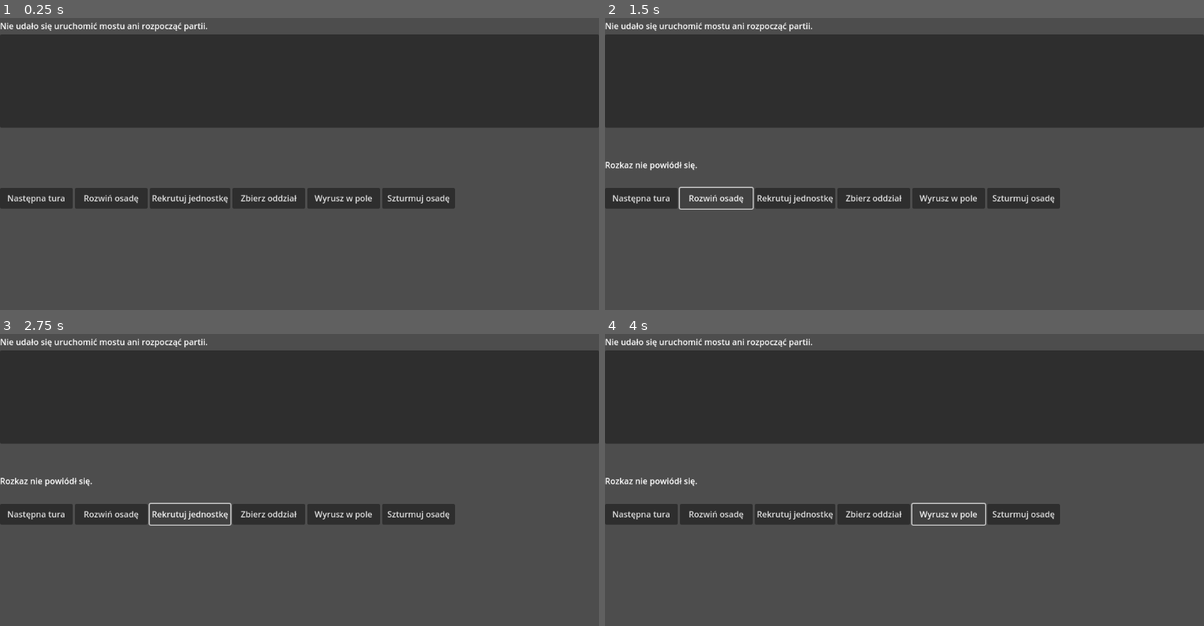
Above: before the commit, frames 1-4 (two rows, left to right).
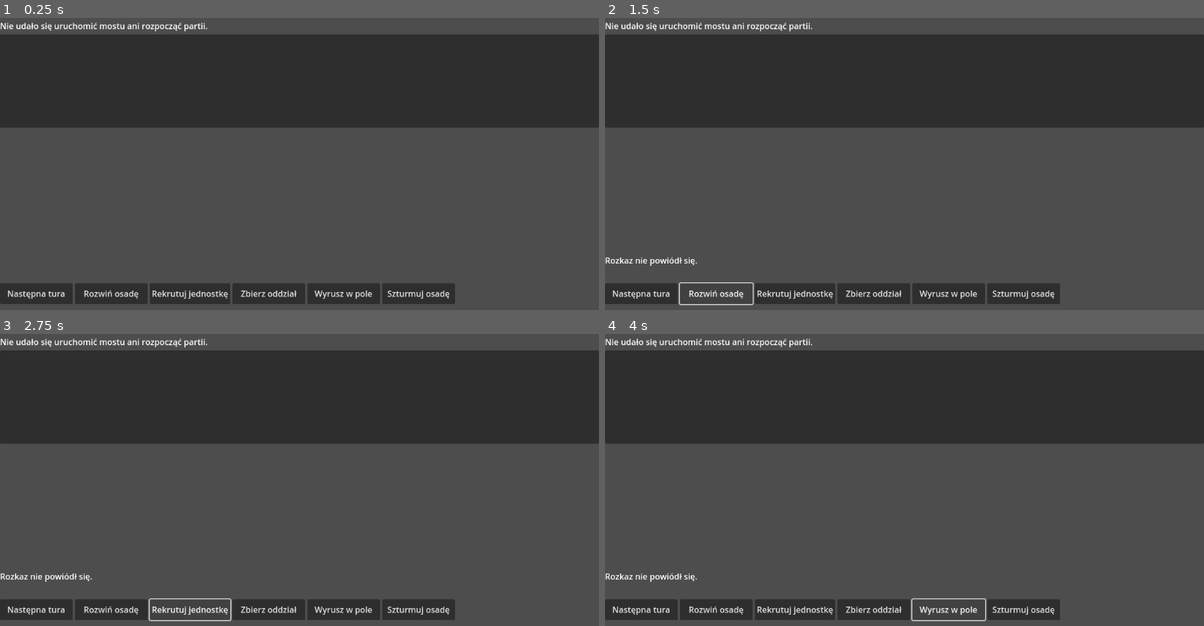
Above: after the commit, the same moments.

Repository: sochiera/total-battle-brothers-for-wesnoth
Game: Godot game, scene res://scenes/main.tscn
Same seed, same stepped clock (60 frames per second), same inputs: the game is played once before the commit and once after it.
Inputs:
- Up to frame 1 (0.25 s): no input
- Up to frame 2 (1.5 s): click "Następna tura" at 0.5 s; click "Rozwiń osadę" at 1.25 s
- Up to frame 3 (2.75 s): click "Rekrutuj jednostkę" at 2 s
- Up to frame 4 (4 s): click "Zbierz oddział" at 2.75 s; click "Wyrusz w pole" at 3.5 s

The runs differ from the first frame. In frame 1, 9.6% of the frame differs, in the area x 0-76%, y 58-98%; in frame 2, 8.9%; in frame 3, 8.9%; in frame 4, 8.9%.

Commit message:
feat: G84.1b: widok mapy — kafle regionów zamiast samej listy nazw

Diff:
--- a/game/scenes/main.tscn
+++ b/game/scenes/main.tscn
@@ -1,6 +1,7 @@
-[gd_scene load_steps=2 format=3]
+[gd_scene load_steps=3 format=3]
 
 [ext_resource type="Script" path="res://scripts/main.gd" id="1_main"]
+[ext_resource type="Script" path="res://scripts/map_view.gd" id="2_map_view"]
 
 [node name="Main" type="Control"]
 layout_mode = 3
@@ -36,6 +37,13 @@
 unique_name_in_owner = true
 custom_minimum_size = Vector2(420, 180)
 layout_mode = 2
+
+[node name="MapView" type="Control" parent="MainLayout/StatusControls"]
+unique_name_in_owner = true
+custom_minimum_size = Vector2(420, 180)
+layout_mode = 2
+clip_contents = true
+script = ExtResource("2_map_view")
 
 [node name="ResultLabel" type="Label" parent="MainLayout/StatusControls"]
 unique_name_in_owner = true
--- a/game/scripts/main.gd
+++ b/game/scripts/main.gd
@@ -125,7 +125,6 @@
 	%ResultLabel.text = "Wynik: %s" % model.player_result
 	%PlayerPartyPositionLabel.text = _player_party_position_text(model.player_party_region)
 	var player_duchy_status_label: Label = %PlayerDuchyStatusLabel
-	var region_list: ItemList = %RegionList
 	var player_duchy_status: Variant = model.player_duchy_status
 	player_duchy_status_label.text = ""
 	if player_duchy_status is Dictionary:
@@ -134,8 +133,14 @@
 			player_duchy_status["settlements"],
 			player_duchy_status["parties"],
 		]
+	_render_region_list(model.regions)
+	%MapView.render_model(model)
+
+
+func _render_region_list(regions: Array) -> void:
+	var region_list: ItemList = %RegionList
 	region_list.clear()
-	for region: Variant in model.regions:
+	for region: Variant in regions:
 		region_list.add_item(region["name"])
 
 
--- /dev/null
+++ b/game/scripts/map_view.gd
@@ -0,0 +1,59 @@
+extends Control
+
+
+const SnapshotModel = preload("res://scripts/snapshot_model.gd")
+const TILE_SIZE := Vector2(124, 64)
+const TILE_GAP := Vector2(12, 12)
+const PLAYER_COLOR := Color(0.16, 0.38, 0.78)
+const NEUTRAL_COLOR := Color(0.38, 0.38, 0.38)
+const AI_COLOR := Color(0.72, 0.18, 0.16)
+
+
+func render_model(model: SnapshotModel) -> void:
+	_clear_tiles()
+	if model == null:
+		return
+	for region: Variant in model.regions:
+		if region is Dictionary and region.has("col") and region.has("row"):
+			_add_tile(region)
+
+
+func _clear_tiles() -> void:
+	for child: Node in get_children():
+		if str(child.name).begins_with("RegionTile_"):
+			child.free()
+
+
+func _add_tile(region: Dictionary) -> void:
+	var tile := ColorRect.new()
+	tile.name = "RegionTile_%s" % region["name"]
+	tile.color = _owner_color(region.get("owner"))
+	tile.position = _grid_position(region)
+	tile.size = TILE_SIZE
+	tile.mouse_filter = Control.MOUSE_FILTER_IGNORE
+	add_child(tile)
+
+	var label := Label.new()
+	label.text = region["name"]
+	label.set_anchors_and_offsets_preset(Control.PRESET_FULL_RECT)
+	label.horizontal_alignment = HORIZONTAL_ALIGNMENT_CENTER
+	label.vertical_alignment = VERTICAL_ALIGNMENT_CENTER
+	label.add_theme_color_override("font_color", Color.WHITE)
+	tile.add_child(label)
+
+
+func _grid_position(region: Dictionary) -> Vector2:
+	return Vector2(
+		float(region["col"]) * (TILE_SIZE.x + TILE_GAP.x),
+		float(region["row"]) * (TILE_SIZE.y + TILE_GAP.y),
+	)
+
+
+func _owner_color(owner: Variant) -> Color:
+	match owner:
+		"player":
+			return PLAYER_COLOR
+		"ai":
+			return AI_COLOR
+		_:
+			return NEUTRAL_COLOR
--- /dev/null
+++ b/game/tests/map_view_probe.gd
@@ -0,0 +1,176 @@
+extends SceneTree
+
+
+## Headless probe for MapView: after apply_model / render_model, report one tile
+## per region (name label under MapView), global rects, and an observable visual
+## key used to distinguish ownership without reading names.
+
+const MAIN_SCENE_PATH := "res://scenes/main.tscn"
+const SnapshotModel = preload("res://scripts/snapshot_model.gd")
+const PREFIX := "MAP_VIEW "
+
+
+func _init() -> void:
+	call_deferred("_run")
+
+
+func _run() -> void:
+	var scene: PackedScene = ResourceLoader.load(MAIN_SCENE_PATH) as PackedScene
+	if scene == null:
+		_fail("cannot load main scene")
+		return
+	var scene_root: Control = scene.instantiate() as Control
+	if scene_root == null:
+		_fail("cannot instantiate main scene")
+		return
+
+	root.add_child(scene_root)
+	await process_frame
+	await process_frame
+
+	var map_view: Node = scene_root.find_child("MapView", true, false)
+	if map_view == null:
+		print(PREFIX, JSON.stringify({
+			"map_view_found": false,
+			"has_render_model": false,
+			"regions": [],
+			"tiles_after_first": [],
+			"tiles_after_second": [],
+			"tiles_after_empty": [],
+			"tiles_after_direct_render": [],
+			"tile_count_after_first": 0,
+			"tile_count_after_second": 0,
+			"tile_count_after_empty": 0,
+			"tile_count_after_direct_render": 0,
+		}))
+		quit(0)
+		return
+
+	# Single source of truth for synthetic regions; emitted in payload for Python.
+	var regions_full: Array = [
+		{"name": "Alpha", "col": 0, "row": 0, "owner": "player"},
+		{"name": "Beta", "col": 2, "row": 0, "owner": null},
+		{"name": "Gamma", "col": 0, "row": 1, "owner": "ai"},
+	]
+	var names_full: Array[String] = []
+	for region: Variant in regions_full:
+		names_full.append(region["name"])
+
+	scene_root.apply_model(_model(regions_full))
+	await process_frame
+	await process_frame
+	var tiles_first: Array = _collect_tiles(map_view, names_full)
+	var count_first: int = _count_tiles(map_view)
+
+	scene_root.apply_model(_model(regions_full))
+	await process_frame
+	await process_frame
+	var tiles_second: Array = _collect_tiles(map_view, names_full)
+	var count_second: int = _count_tiles(map_view)
+
+	scene_root.apply_model(_model([]))
+	await process_frame
+	await process_frame
+	var tiles_empty: Array = _collect_tiles(map_view, names_full)
+	var count_empty: int = _count_tiles(map_view)
+
+	var tiles_direct: Array = []
+	var count_direct: int = 0
+	var has_render := map_view.has_method("render_model")
+	if has_render:
+		map_view.call("render_model", _model(regions_full))
+		await process_frame
+		await process_frame
+		tiles_direct = _collect_tiles(map_view, names_full)
+		count_direct = _count_tiles(map_view)
+
+	print(PREFIX, JSON.stringify({
+		"map_view_found": true,
+		"has_render_model": has_render,
+		"regions": regions_full,
+		"tiles_after_first": tiles_first,
+		"tiles_after_second": tiles_second,
+		"tiles_after_empty": tiles_empty,
+		"tiles_after_direct_render": tiles_direct,
+		"tile_count_after_first": count_first,
+		"tile_count_after_second": count_second,
+		"tile_count_after_empty": count_empty,
+		"tile_count_after_direct_render": count_direct,
+	}))
+	quit(0)
+
+
+func _model(regions: Array) -> SnapshotModel:
+	var model := SnapshotModel.new()
+	model.year = 1
+	model.month = 1
+	model.player_result = "ongoing"
+	model.regions = regions
+	return model
+
+
+func _count_tiles(map_view: Node) -> int:
+	# Absolute tile count under MapView (catches re-render accumulation that
+	# first-label-per-name collection would miss).
+	var count := 0
+	for child: Node in map_view.get_children():
+		if child is Control:
+			count += 1
+	return count
+
+
+func _collect_tiles(map_view: Node, expected_names: Array[String]) -> Array:
+	var tiles: Array = []
+	for region_name: String in expected_names:
+		var label: Label = _find_label_with_text(map_view, region_name)
+		if label == null:
+			continue
+		var tile: Control = _tile_control(label, map_view)
+		var rect: Rect2 = tile.get_global_rect()
+		tiles.append({
+			"name": region_name,
+			"x": rect.position.x,
+			"y": rect.position.y,
+			"w": rect.size.x,
+			"h": rect.size.y,
+			"visible": tile.is_visible_in_tree() and label.is_visible_in_tree(),
+			"visual": _visual_key(tile),
+		})
+	return tiles
+
+
+func _find_label_with_text(root: Node, text: String) -> Label:
+	if root is Label and (root as Label).text == text:
+		return root as Label
+	for child: Node in root.get_children():
+		var found: Label = _find_label_with_text(child, text)
+		if found != null:
+			return found
+	return null
+
+
+func _tile_control(label: Label, map_view: Node) -> Control:
+	# Tile body is the immediate Control parent under MapView (not a shared root).
+	var parent: Node = label.get_parent()
+	if parent is Control and parent != map_view:
+		return parent as Control
+	return label
+
+
+func _visual_key(tile: Control) -> String:
+	# Observable paint of the tile body — ColorRect.color when present, else modulate.
+	if tile is ColorRect:
+		return _color_key((tile as ColorRect).color)
+	for child: Node in tile.get_children():
+		if child is ColorRect:
+			return _color_key((child as ColorRect).color)
+	return _color_key(tile.modulate)
+
+
+func _color_key(color: Color) -> String:
+	return "%.4f,%.4f,%.4f,%.4f" % [color.r, color.g, color.b, color.a]
+
+
+func _fail(message: String) -> void:
+	printerr("map_view_probe: ", message)
+	quit(1)
Not shown, added: tests/test_godot_main_scene_map_view.py
